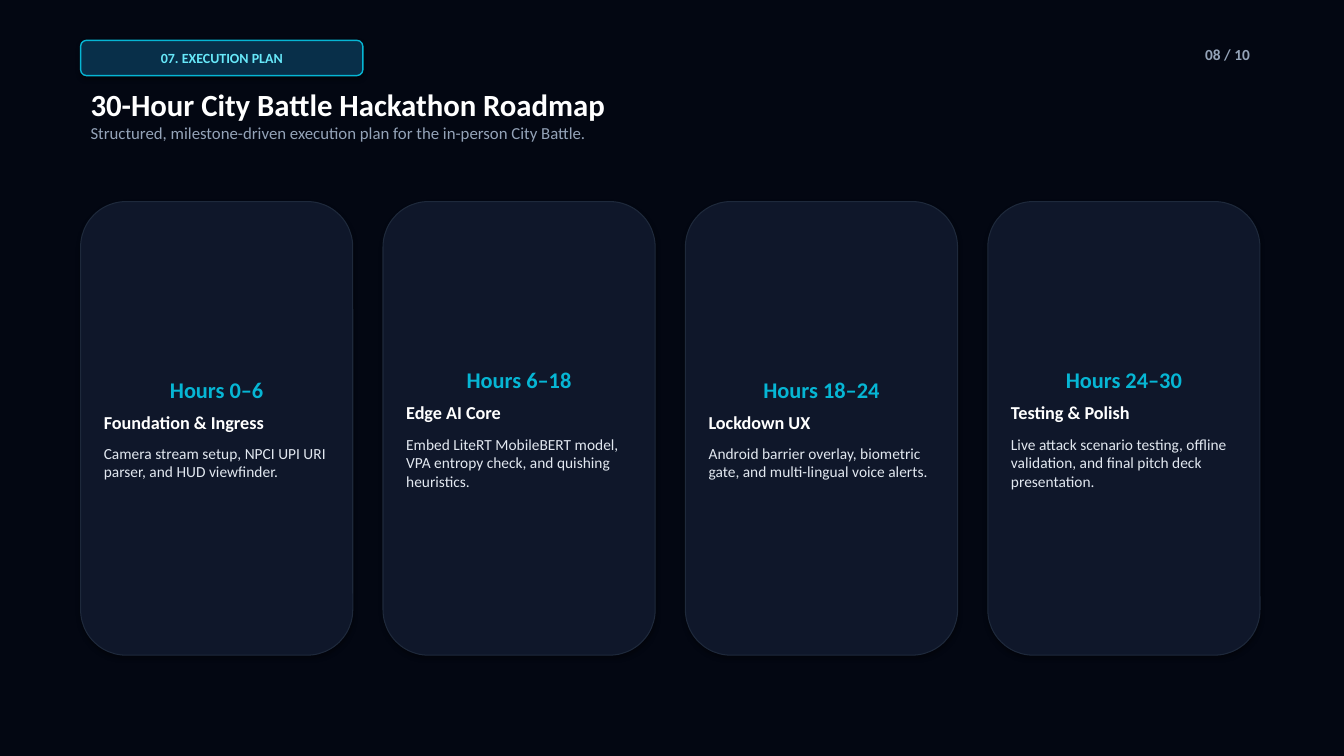
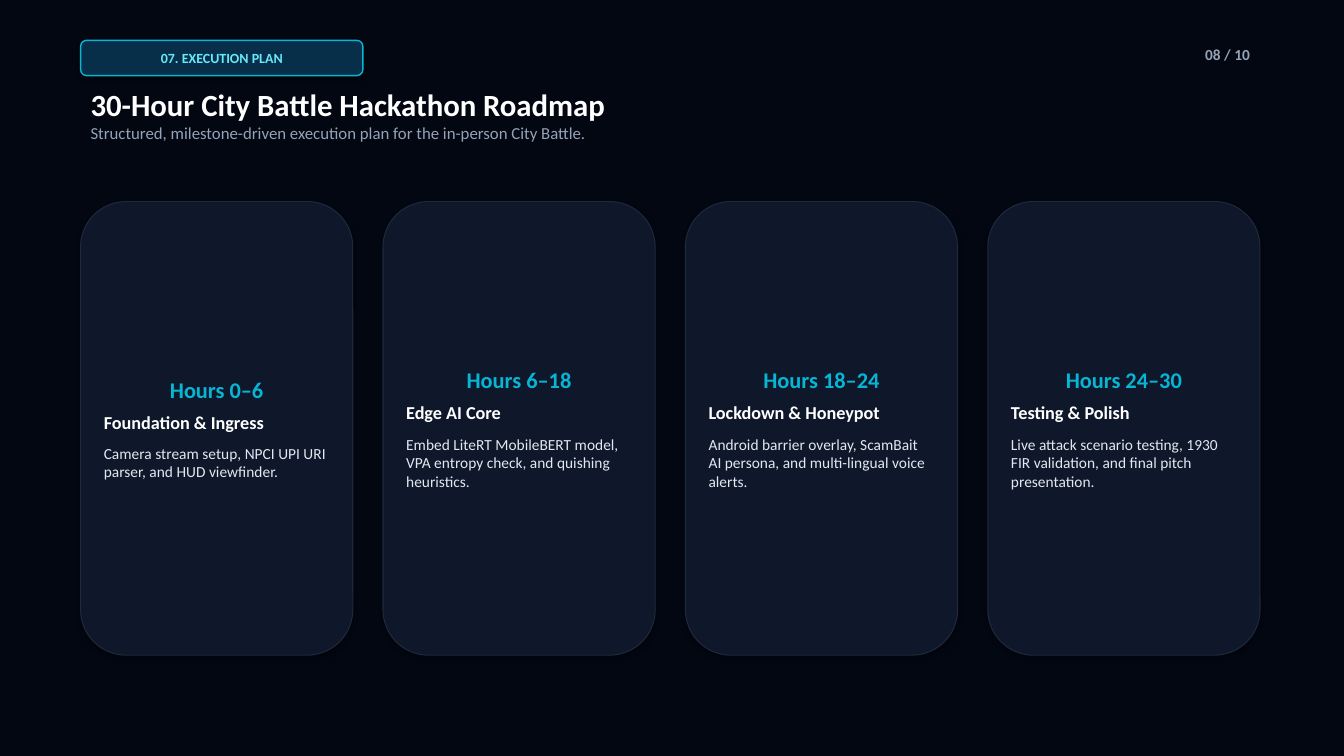
Before and after one commit to dineshkumarc-1/aegispay-iqoo-hackathon, a slide deck: slide 8 of AegisPay_Pitch_Deck.pptx. Drawn at 1344x756 pixels with LibreOffice and Linux fonts; fonts in the diff are those of the drawing. Boxes give left, top, right and bottom in pixels: in the first picture for what was removed or moved away, otherwise in the second. Text is boxed around its words. In the diff, an @@ line names an element or a change of style, - is before the commit and + after.

Commit message:
docs: sync updated PowerPoint with ScamBait AI Honeypot pillar

```diff
--- a/AegisPay_Pitch_Deck.pptx
+++ b/AegisPay_Pitch_Deck.pptx
@@ text in rounded rectangle at box(709, 406, 925, 487): text changed @@
-Lockdown UX
-Android barrier overlay, biometric gate, and multi-lingual voice alerts.
+Lockdown & Honeypot
+Android barrier overlay, ScamBait AI persona, and multi-lingual voice alerts.
@@ text in rounded rectangle at box(1011, 439, 1217, 490): text changed @@
-Live attack scenario testing, offline validation, and final pitch deck presentation.
+Live attack scenario testing, 1930 FIR validation, and final pitch presentation.
```
Also in this commit, not shown: 3 other slides changed.
